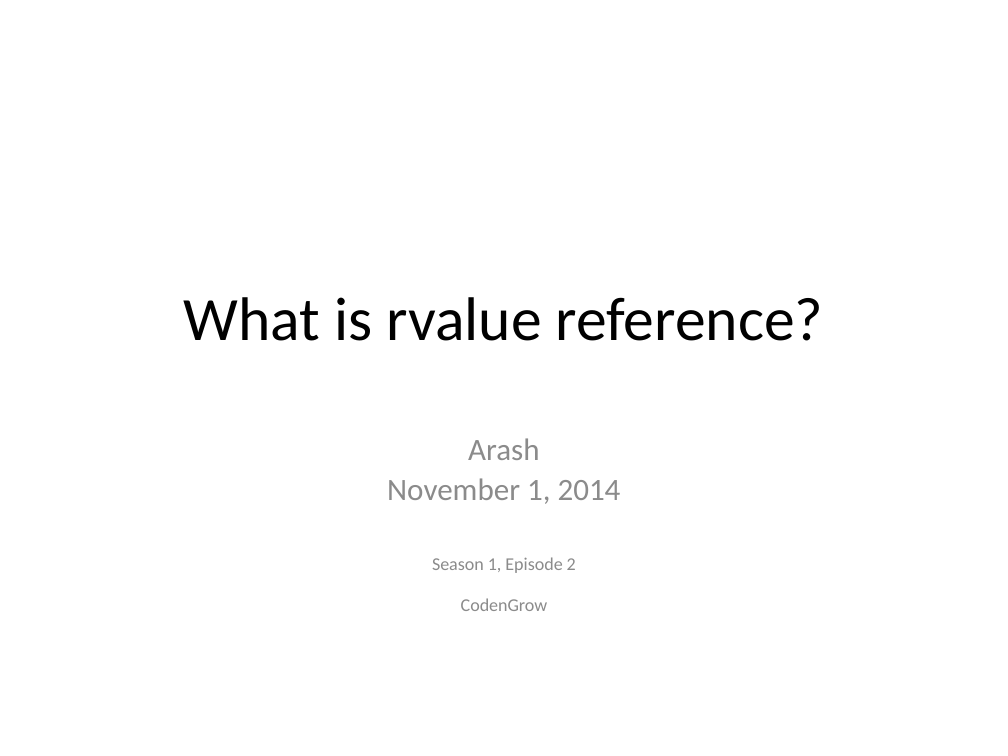
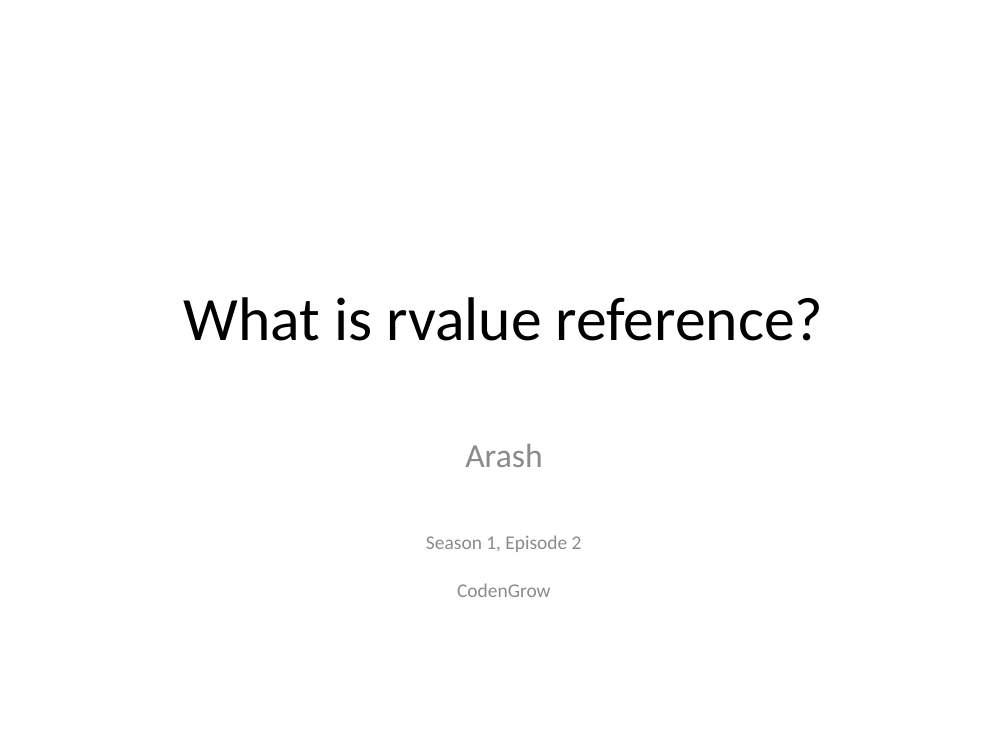
Before and after one commit to codengrow/scj, a slide deck: slide 1 of season1/episode2/rvalue-reference.odp. Drawn at 1008x756 pixels with LibreOffice and Linux fonts; fonts in the diff are those of the drawing; background and template pictures are left out. Boxes give left, top, right and bottom in pixels: in the first picture for what was removed or moved away, otherwise in the second. Text is boxed around its words. In the diff, an @@ line names an element or a change of style, - is before the commit and + after.

```diff
--- a/season1/episode2/rvalue-reference.odp
+++ b/season1/episode2/rvalue-reference.odp
@@ subtitle "Arash" at box(426, 443, 582, 597): size 22.2 to 24 pt; line spacing 0.9 to 1 @@
@@ subtitle at box(387, 478, 621, 504): paragraph removed @@
-November 1, 2014
```
Also in this commit, not shown: 16 other slides changed, 3 other files.
